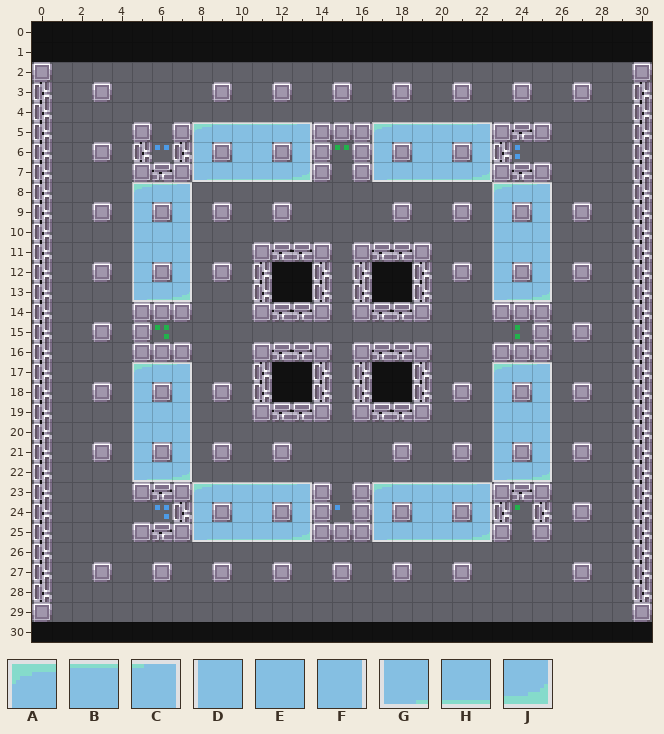
Tiled map (JSON): games/Phaser-Snake-Game/public/assets/Tiled/testing12-4.json. The picture above is the old version.
Cells are 24x24 px. Shown: x 0..30, y 0..30.
Key: from "tileSheetx24": A 545, B 546, C 547, D 577, E 578, F 579, G 609, H 610, J 611.
_ is an empty cell.
Layers that did not change in this view are not listed.
Layer "Ghost-1" before, first column x 0:
 0 _______________________________
 1 _______________________________
 2 _______________________________
 3 _______________________________
 4 _______________________________
 5 ________ABBBBC___ABBBBC________
 6 ________D_EE_F___D_EE_F________
 7 ________GHHHHJ___GHHHHJ________
 8 _____ABC_______________ABC_____
 9 _____D_F_______________D_F_____
10 _____DEF_______________DEF_____
11 _____DEF_______________DEF_____
12 _____D_F_______________D_F_____
13 _____GHJ_______________GHJ_____
14 _______________________________
15 _______________________________
16 _______________________________
17 _____ABC_______________ABC_____
18 _____D_F_______________D_F_____
19 _____DEF_______________DEF_____
20 _____DEF_______________DEF_____
21 _____D_F_______________D_F_____
22 _____GHJ_______________GHJ_____
23 ________ABBBBC___ABBBBC________
24 ________D_EE_F___D_EE_F________
25 ________GHHHHJ___GHHHHJ________
26 _______________________________
27 _______________________________
28 _______________________________
29 _______________________________
30 _______________________________
After the commit:
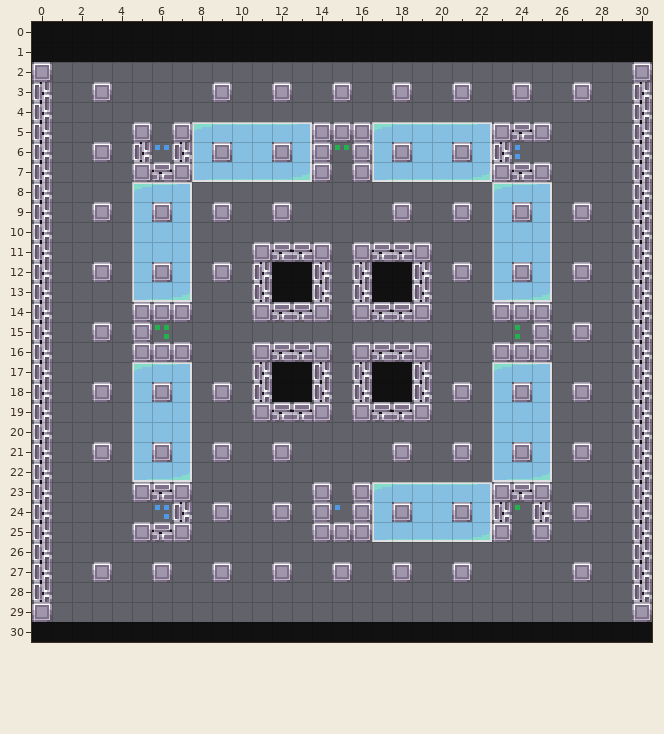
See-through tiles are keyed as they look on the map.
From old to new:
Layer "Ghost-1" (now hidden):
Tile A is gone in row 23 at x 8.
Tile B is gone in row 23 at x 9 to 12.
Tile C is gone in row 23 at x 13.
Tile D is gone in row 24 at x 8.
Tile E is gone in row 24 at x 10 to 11.
Tile F is gone in row 24 at x 13.
Tile G is gone in row 25 at x 8.
Tile H is gone in row 25 at x 9 to 12.
Tile J is gone in row 25 at x 13.
Changed places in both pictures, as pixel boxes (x1, y1, x2, y2):
removed: (192, 482, 312, 542)
